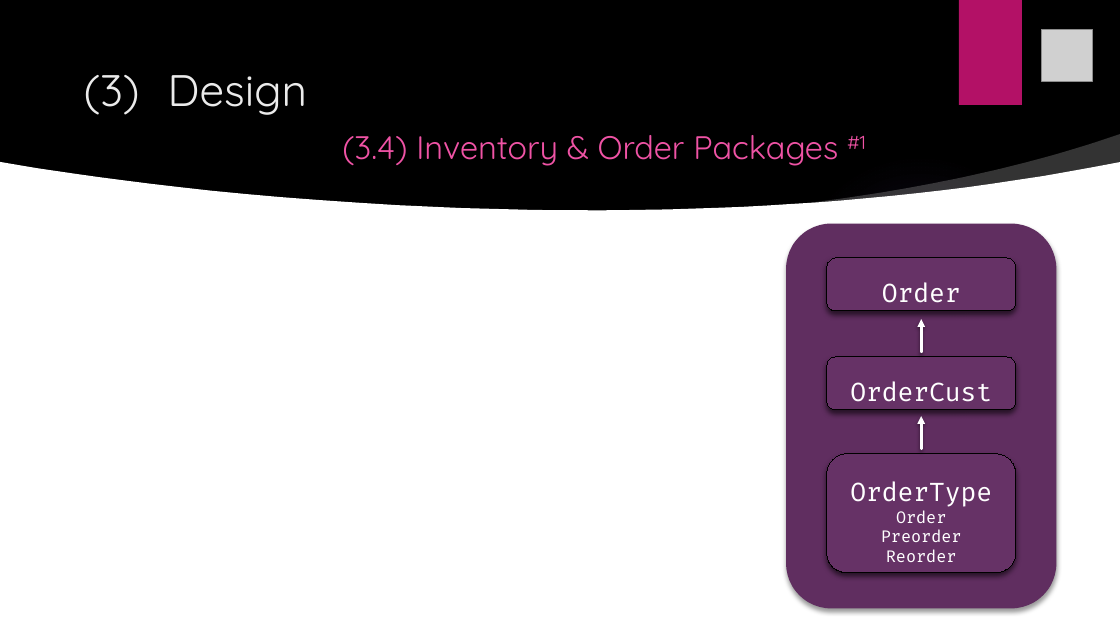
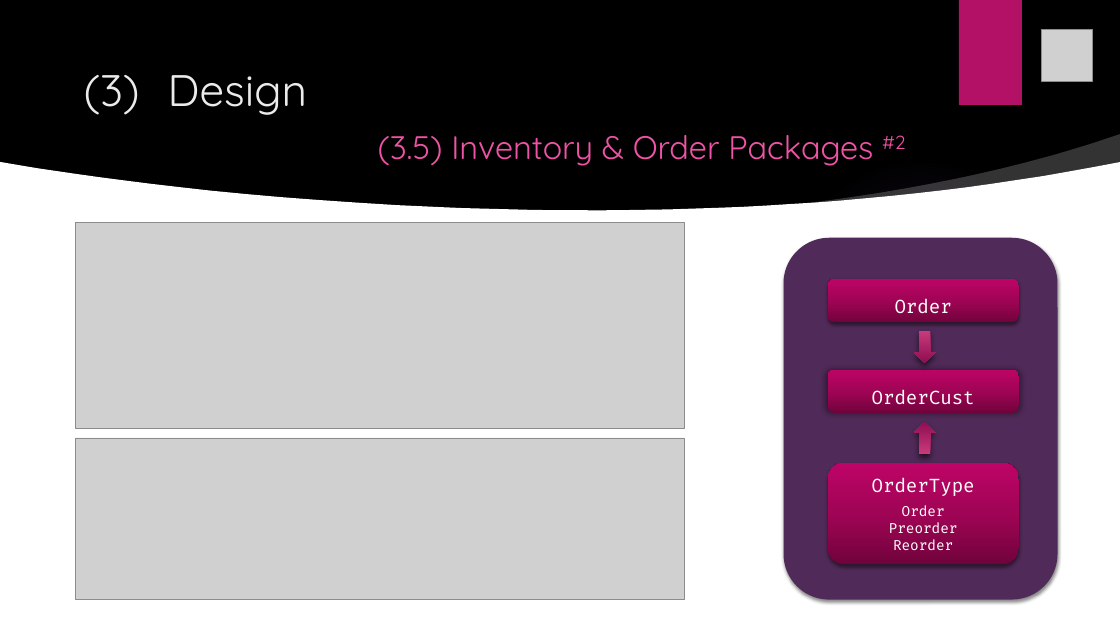
Before and after one commit to hejo221/swt20w37, a slide deck: slide 13 of LaBouteillePräsentation/LaBouteille.pptx (slide 12 before the commit). Drawn at 1120x630 pixels with LibreOffice and Linux fonts; fonts in the diff are those of the drawing; grey boxes stand for pictures; background and template pictures are left out. Boxes give left, top, right and bottom in pixels: in the first picture for what was removed or moved away, otherwise in the second. Text is boxed around its words. In the diff, an @@ line names an element or a change of style, - is before the commit and + after.

```diff
--- a/LaBouteillePräsentation/LaBouteille.pptx
+++ b/LaBouteillePräsentation/LaBouteille.pptx
@@ title at (84, 75, 905, 166): text changed @@
-(3) Design
-(3.4) Inventory & Order Packages #1
+(3) Design
+(3.5) Inventory & Order Packages #2
@@ picture added at (76, 223, 685, 429) @@
@@ rounded rectangle: place and size @@
-rounded rectangle at (786, 223, 1057, 608)
+rounded rectangle at (784, 238, 1058, 600)
@@ rounded rectangle at (784, 238, 1058, 600): fill #602E60 to #502A58; shadow changed @@
@@ rounded rectangle "Order" at (828, 279, 1019, 323): size 22 to 16 pt; fill #663266 to gradient #71033D to #A10456 to #BF0567; outline #000000 0.75 pt to none; shadow changed @@
@@ rounded rectangle "Order": place and size @@
-rounded rectangle "Order" at (827, 258, 1016, 311)
+rounded rectangle "Order" at (828, 279, 1019, 323)
@@ arrow removed from (922, 352) to (922, 319) @@
@@ down arrow added at (914, 331, 936, 364), fill gradient #CB3B7C to #900E52 @@
@@ rounded rectangle "OrderCust": place and size @@
-rounded rectangle "OrderCust" at (827, 357, 1016, 410)
+rounded rectangle "OrderCust" at (828, 370, 1019, 413)
@@ rounded rectangle "OrderCust" at (828, 370, 1019, 413): size 22 to 16 pt; fill #663266 to gradient #71033D to #A10456 to #BF0567; outline #000000 0.75 pt to none; shadow changed @@
@@ arrow removed from (922, 449) to (922, 416) @@
@@ picture added at (76, 438, 685, 599) @@
@@ down arrow added at (914, 422, 936, 455), fill gradient #CB3B7C to #900E52 @@
@@ rounded rectangle "OrderType": place and size @@
-rounded rectangle "OrderType" at (827, 454, 1016, 573)
+rounded rectangle "OrderType" at (828, 463, 1019, 565)
@@ rounded rectangle "OrderType" at (828, 463, 1019, 565): fill #663266 to gradient #71033D to #A10456 to #BF0567; outline #000000 0.75 pt to none; shadow changed @@
@@ text in rounded rectangle at (872, 477, 975, 516): size 22 to 16 pt in "OrderType"; size 14 to 12 pt in "Order"; line spacing 1.5 to 1 @@
@@ text in rounded rectangle at (889, 522, 958, 550): text changed; size 14 to 12 pt @@
-Preorder
-Reorder
+Preorder
+Reorder
```
Also in this commit, not shown: 6 other slides changed, 1 slide added, 6 other files.
